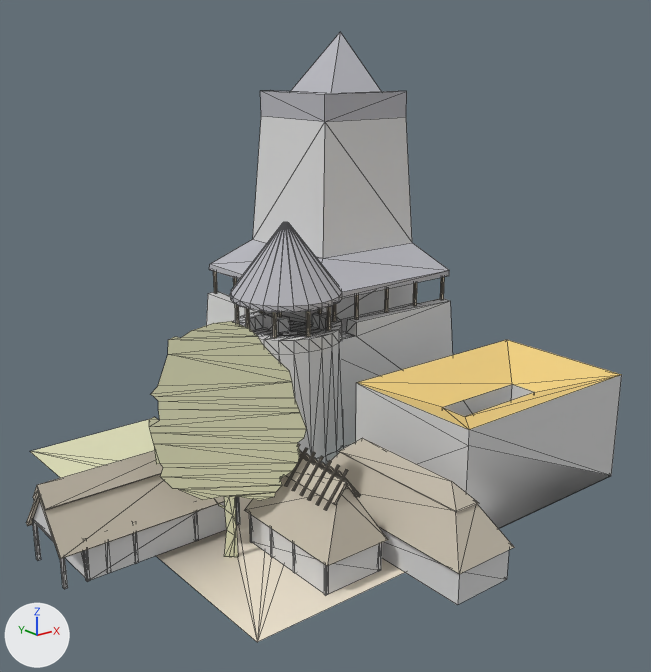
The OBJ model assets/stl_export/wc21.obj, before and after one commit.
Before and after are seen from a 50 mm lens placed at (-36.5, -47.4, 28.2), pointed at (-1.9, -4.1, 10.9). The axes (+X, +Y, +Z) are drawn at lower left. The lights are the same throughout. The older version comes first. Mesh edges are drawn as thin lines. Where no turn or scale is listed for an object, it has been applied to the vertices. Vertices at exactly the same position are counted once.

Objects in the first picture: 'wc21'.
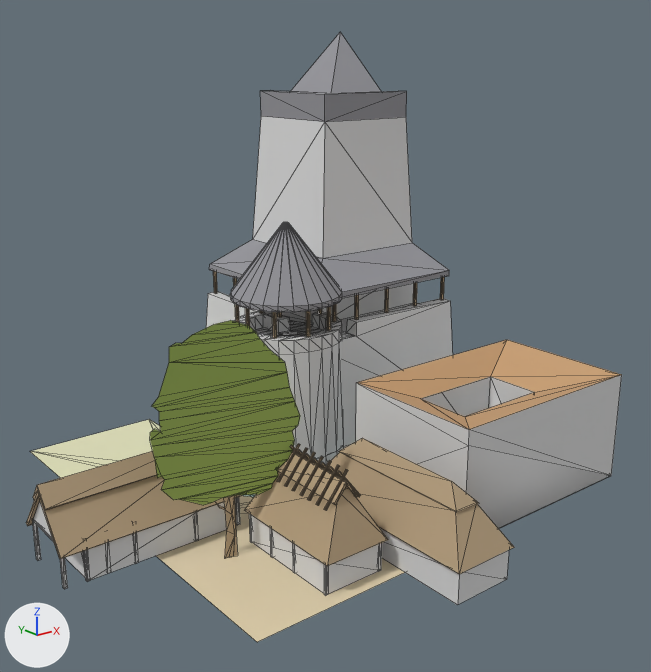
What differs and where, as boxes [x1, y1, x2, y2] in the pictures (651 x 672 px; the box of a moved part takes in the faces that stretch with it):
'wc21', recoloured, reshaped
    both: [26, 32, 622, 642]
part 1 of me_wc21, moved or reshaped
    before: [31, 337, 405, 642]
    after: [31, 324, 405, 642]
part 2 of me_wc21, moved or reshaped
    both: [357, 340, 622, 429]
part 3 of me_wc21, recoloured
    after: [229, 536, 235, 557]
part 4 of me_wc21, recoloured
    before: [254, 497, 273, 500]
    after: [225, 497, 232, 514]
part 5 of me_wc21, recoloured (beige)
    before: [161, 477, 280, 489]
part 6 of me_wc21, recoloured
    before: [150, 321, 306, 557]
    after: [151, 320, 300, 505]

What the commit changed:
Material 'castleRoof' (mat_castleroof) changes colour from grey #b7b7bd to grey #949499; in linear values from (0.471, 0.471, 0.51) to (0.294, 0.294, 0.318).
Material 'straw' (mat_straw) changes colour from light grey #c7bead to beige #b29c7d; in linear values from (0.569, 0.514, 0.42) to (0.447, 0.333, 0.204).
Material 'cortyard' (mat_cortyard) changes colour from pale yellow #f1e6d3 to beige #e2d1af; in linear values from (0.878, 0.792, 0.651) to (0.757, 0.639, 0.427).
Material 'Material' (mat_material) changes colour from yellow #f1d182 to brown #c89f74; in linear values from (0.878, 0.639, 0.224) to (0.577, 0.349, 0.176).
Material 'tree' (mat_tree) is new.
Its base color is (0.294, 0.4, 0.0902) (green #94aa55).
Its roughness is 1.0.
me_wc21 has 944 vertices, 1542 faces and spans x -20.8..15.0, y -19.3..15.0, z -2.7..29.9.
me_wc21 is used by ob_wc21; location (0.0, 0.0, 0.0).
Before the commit, vertices of me_wc21: 363 (4.0, -9.0, 0.0), 368 (11.0, -9.0, 0.0), 369 (4.0, -9.0, 6.0) at pixel (442, 407), 370 (6.0, -9.0, 6.0) at pixel (463, 400), 371 (11.0, -9.0, 6.0) at pixel (512, 384).
me_wc21 part 1: 73 of 944 vertices moved; they spanned x -15.0..-8.1, y -15.0..0.2, z -0.3..14.4 and now span x -15.8..-7.3, y -15.0..0.2, z -0.3..14.4; mean shift (0.0, -0.1, 0.0); largest move (-11.9, -7.2, 0.0) -> (-9.6, -7.9, 13.1).
Part 2, on me_wc21:
Vertices 363, 368 to 371 of me_wc21 move by (0.0, 2.0, 0.0).
me_wc21 part 3: 2 faces spanning x -11.7..-11.4, y -7.5..-7.4, z 0.0..1.4 switch from mat_cortyard (pale yellow #f1e6d3) to mat_straw (beige #b29c7d).
me_wc21 part 4: 1 face spanning x -11.9..-11.5, y -7.5..-7.4, z 2.7..3.9 switches from mat_w (beige #e2e2bc) to mat_straw (beige #b29c7d).
me_wc21 part 5: 1 face spanning x -15.0, y -0.2..0.2, z 0.0..1.2 switches from mat_w (beige #e2e2bc) to mat_cortyard (beige #e2d1af).
me_wc21 part 6: 21 faces spanning x -15.8..-7.3, y -8.5..-6.3, z 3.7..14.4 switch from mat_w (beige #e2e2bc) to mat_tree (green #94aa55).
